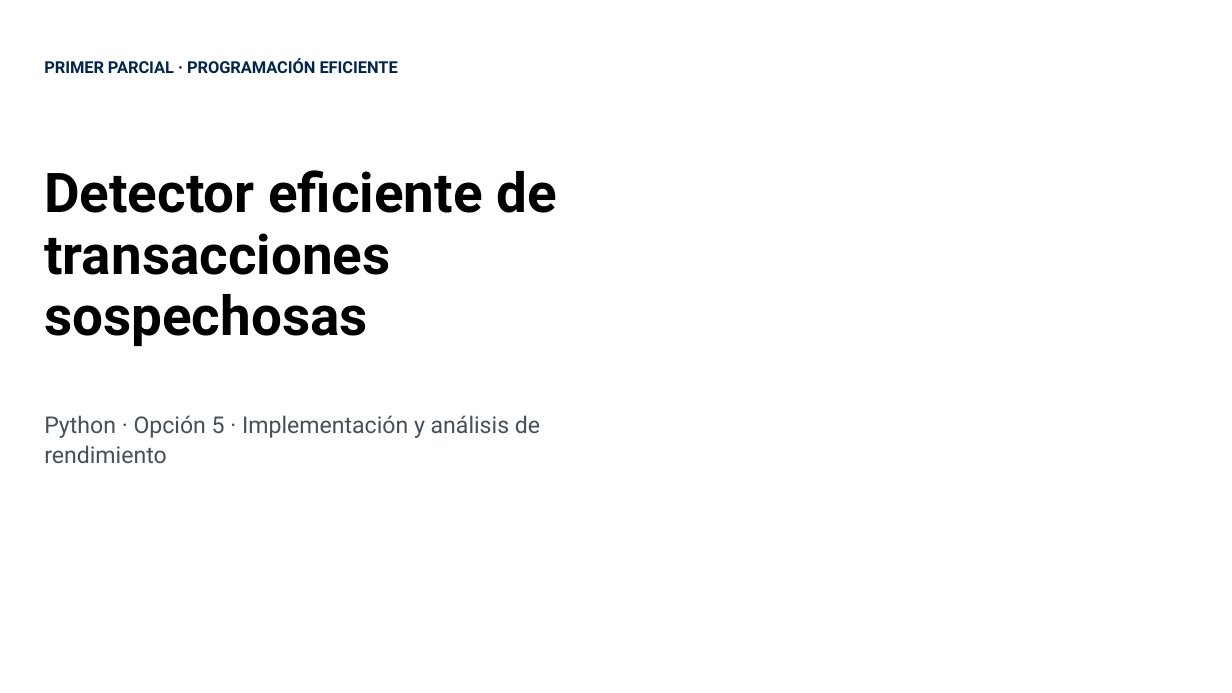
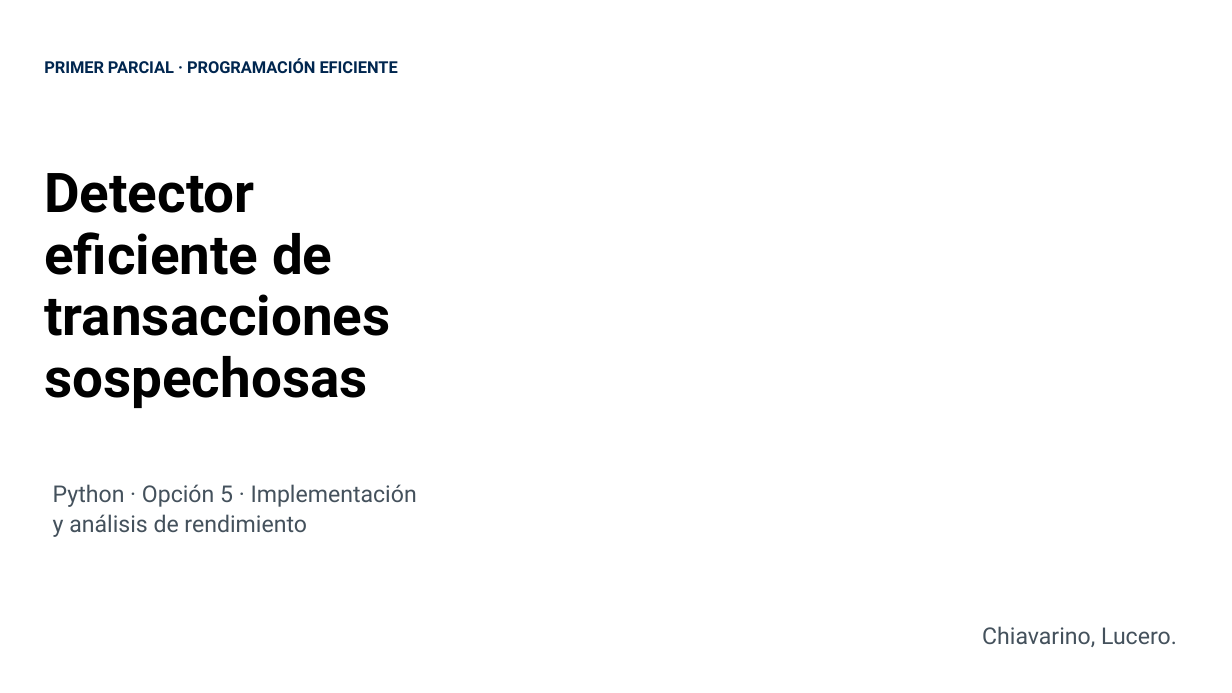
Before and after one commit to Alesso-Chiavarino/PE, a slide deck: slide 1 of parcial_1/presentacion/Parcial-1-Programacion-Eficiente.pptx. Drawn at 1232x693 pixels with LibreOffice and Linux fonts; fonts in the diff are those of the drawing; background and template pictures are left out. Boxes give left, top, right and bottom in pixels: in the first picture for what was removed or moved away, otherwise in the second. Text is boxed around its words. In the diff, an @@ line names an element or a change of style, - is before the commit and + after.

```diff
--- a/parcial_1/presentacion/Parcial-1-Programacion-Eficiente.pptx
+++ b/parcial_1/presentacion/Parcial-1-Programacion-Eficiente.pptx
@@ text "Detector eficiente de" rewrapped from <box>44,170,556,346</box> to <box>44,173,390,408</box> @@
@@ text "Python · Opción 5 · ..." rewrapped from <box>44,415,540,463</box> to <box>53,484,417,537</box> @@
@@ text added at <box>982,626,1177,647</box>, 18 pt, text #44515C @@
+Chiavarino, Lucero.
```
Also in this commit, not shown: 11 other slides changed, 10 slides added, 1 other file.
